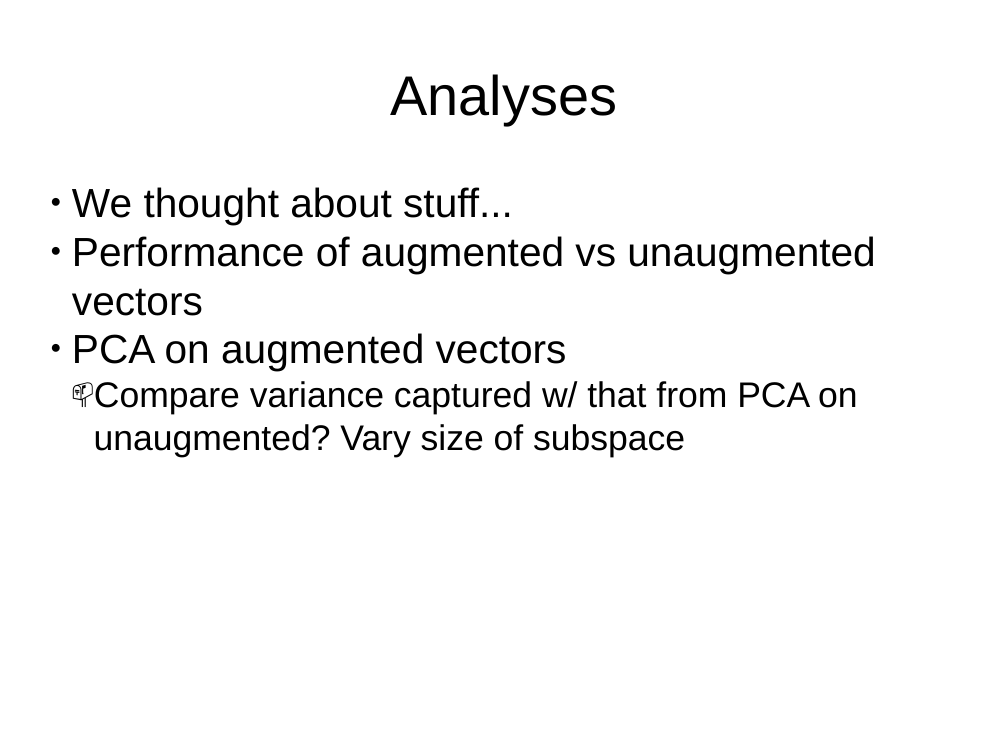
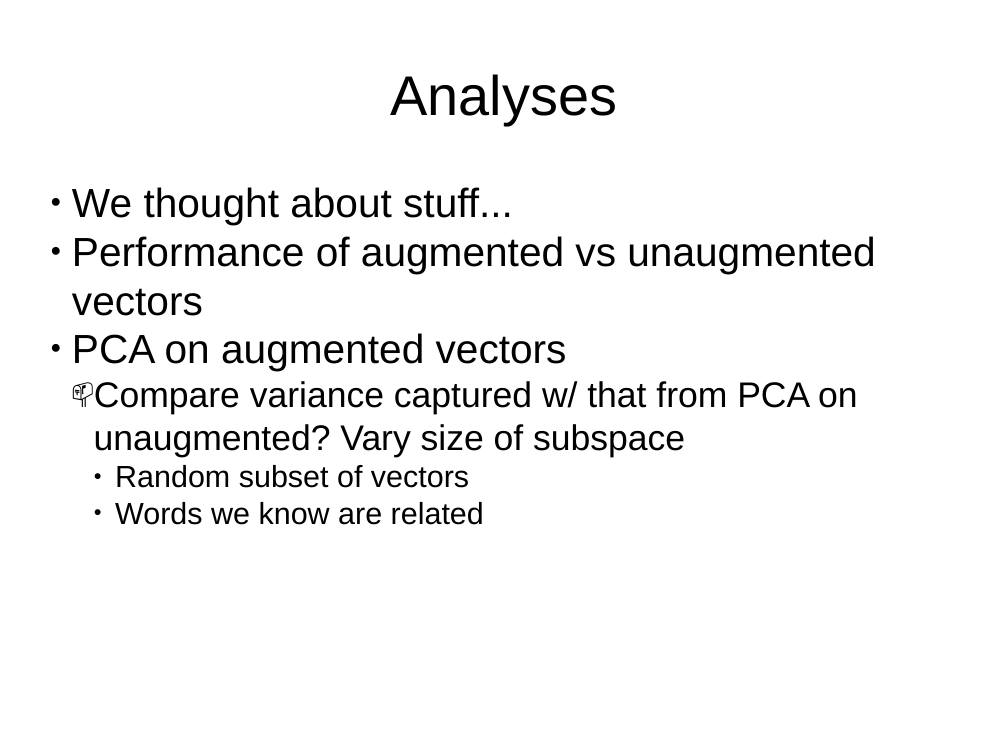
Before and after one commit to ElanHR/deeplearning4j, a slide deck: slide 12 of presentation.pptx. Drawn at 1008x756 pixels with LibreOffice and Linux fonts; fonts in the diff are those of the drawing. Boxes give left, top, right and bottom in pixels: in the first picture for what was removed or moved away, otherwise in the second. Text is boxed around its words. In the diff, an @@ line names an element or a change of style, - is before the commit and + after.

Commit message:
v4

```diff
--- a/presentation.pptx
+++ b/presentation.pptx
@@ text at (115, 465, 484, 525): paragraphs added @@
+    ● Random subset of vectors
+    ● Words we know are related
```
